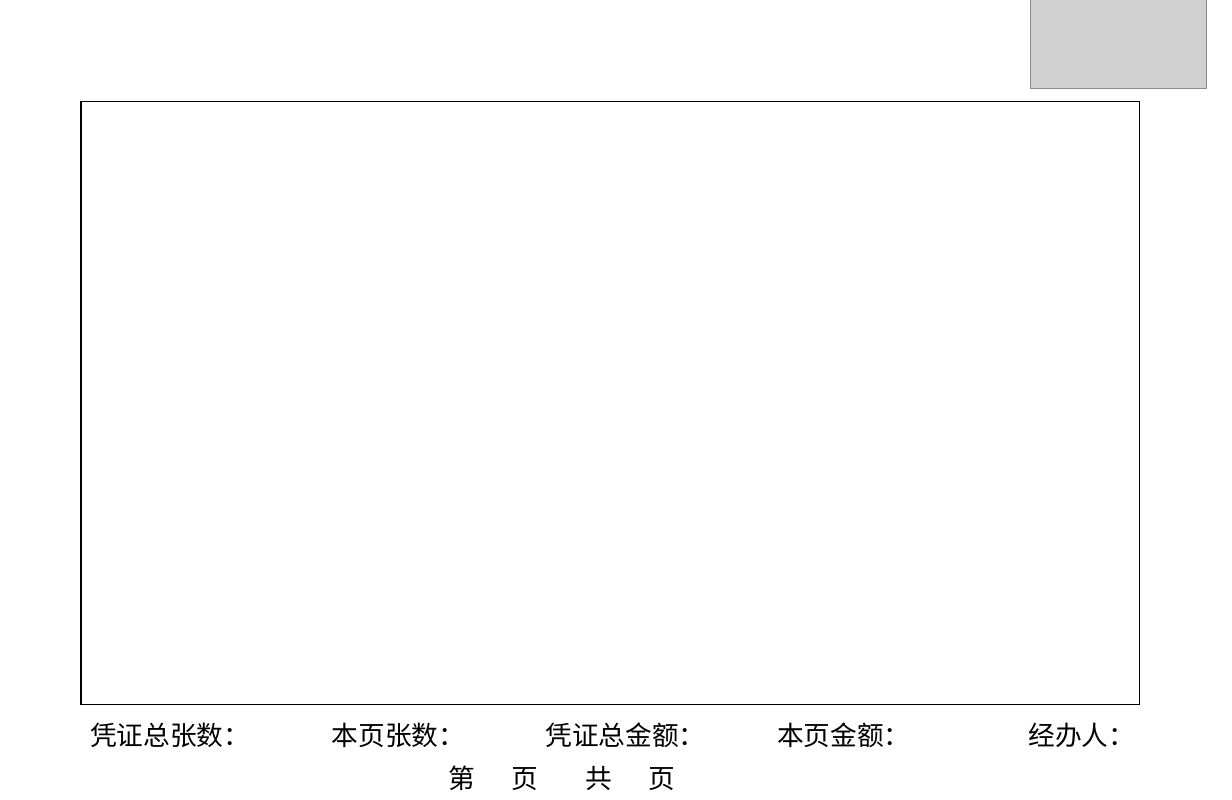
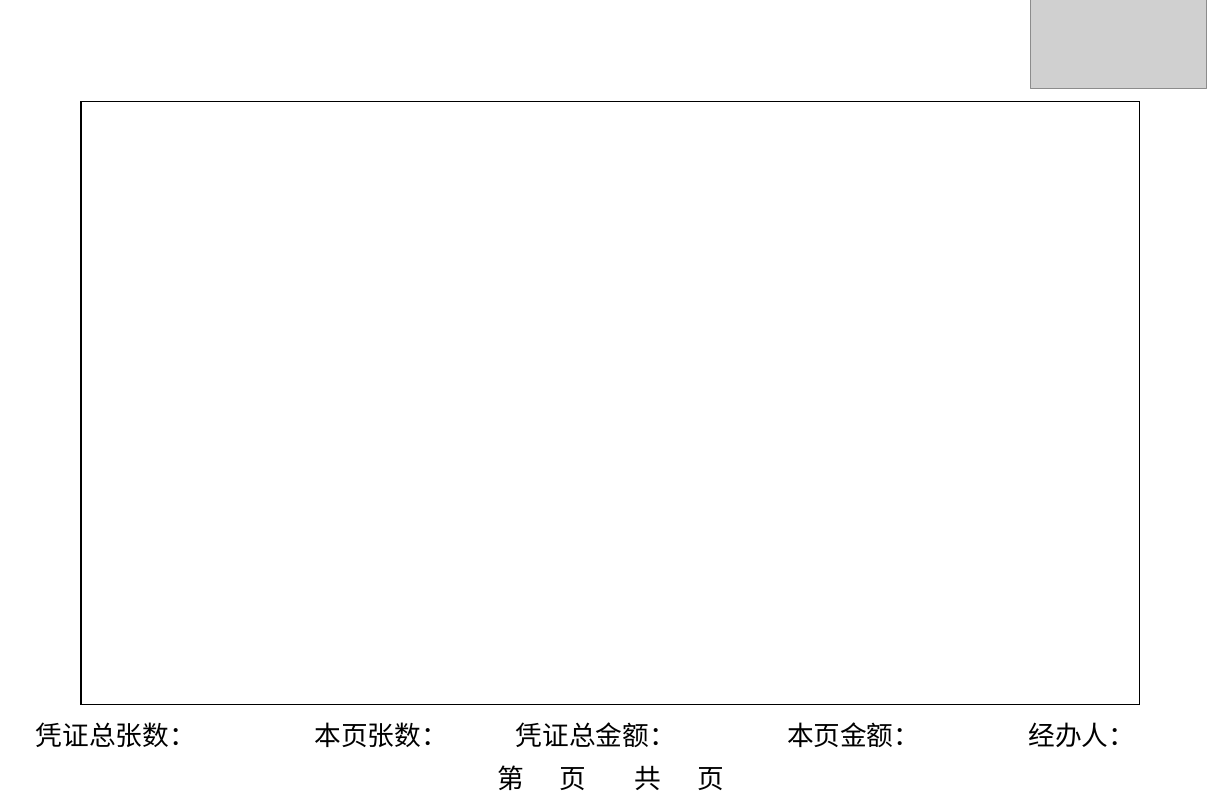
Before and after one commit to apulis/InvoiceConverter, a slide deck: slide 1 of 凭证粘贴模板.pptx. Drawn at 1232x800 pixels with LibreOffice and Linux fonts; fonts in the diff are those of the drawing; grey boxes stand for pictures. Boxes give left, top, right and bottom in pixels: in the first picture for what was removed or moved away, otherwise in the second. Text is boxed around its words. In the diff, an @@ line names an element or a change of style, - is before the commit and + after.

```diff
--- a/凭证粘贴模板.pptx
+++ b/凭证粘贴模板.pptx
@@ text "凭证总张数：": place and size @@
-text "凭证总张数：" at [90,722,250,747]
+text "凭证总张数：" at [36,722,196,747]
@@ text "本页张数：": place and size @@
-text "本页张数：" at [332,722,465,747]
+text "本页张数：" at [315,722,448,747]
@@ text "凭证总金额：": place and size @@
-text "凭证总金额：" at [546,722,706,747]
+text "凭证总金额：" at [516,722,676,747]
@@ text "本页金额：": place and size @@
-text "本页金额：" at [777,722,910,747]
+text "本页金额：" at [787,722,920,747]
@@ text "第 页 共 页" at [497,765,724,790]: alignment left to centre @@
```
Also in this commit, not shown: 4 other files.
